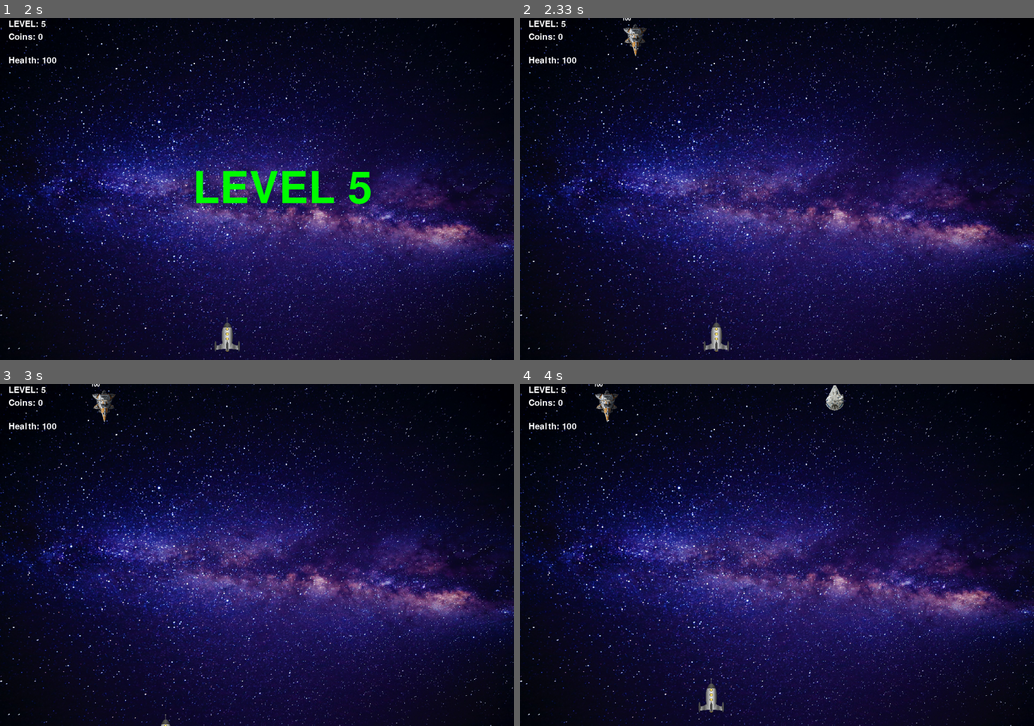
Above: before the commit, frames 1-4 (two rows, left to right).
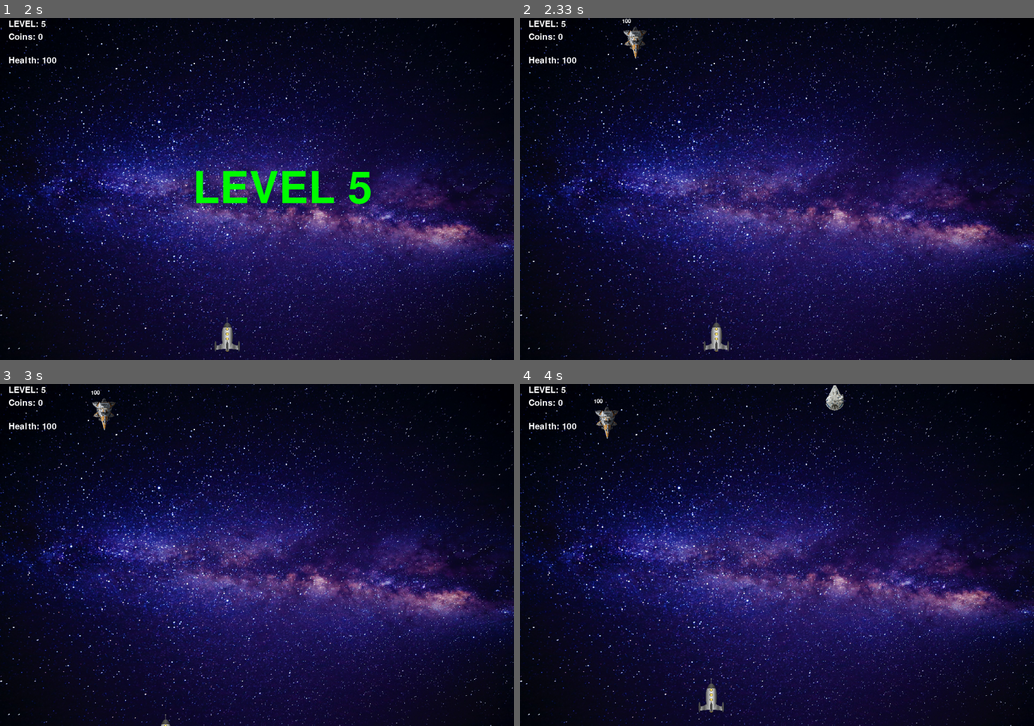
Above: after the commit, the same moments.

Repository: Pavel-Bylkov/shuter_pygame
Game: pygame game, started from game4.py
The game is run twice, just before and just after one commit, with the same random seed, the same clock (stepped at 60 frames per second) and the same inputs.
Inputs:
- Up to frame 1 (2 s): hold A from 1.83 s (still down)
- Up to frame 2 (2.33 s): keep holding A
- Up to frame 3 (3 s): release A at 2.37 s; hold S 2.4-2.7 s; hold A from 2.73 s (still down)
- Up to frame 4 (4 s): release A at 3.13 s; hold W 3.17-3.53 s; hold D from 3.57 s (still down)

Frame 1 is identical in both runs. In frame 2, 0.2% of the frame differs, in the area x 19-25%, y 0-12%; in frame 3, 0.3%; in frame 4, 0.4%, in the area x 14-20%, y 0-16%.

Commit message:
add speed y

Diff:
--- /dev/null
+++ b/binary.py
@@ -0,0 +1,9 @@
+n = int(input())  # число
+d = ''            # строка
+while n > 0:
+    d = str(n % 2) + d   # при сложении (конкатенации) строк важен порядок.
+    # При написаннов в коде варианте число в двоичной системе счисления
+    # идёт в нужном порядке, если слагаемые поменять местами
+    # так d = d + str(n % 2), то двоичное число окажется записано наоборот, с конца.
+    n //= 2
+print(d)
--- a/game4.py
+++ b/game4.py
@@ -192,6 +192,7 @@
             self.rect.x += self.speed
         else:
             self.speed *= -1
+        self.rect.y += 1
 
     def fire(self):
         if time.time() - self.reload > 0.3:
